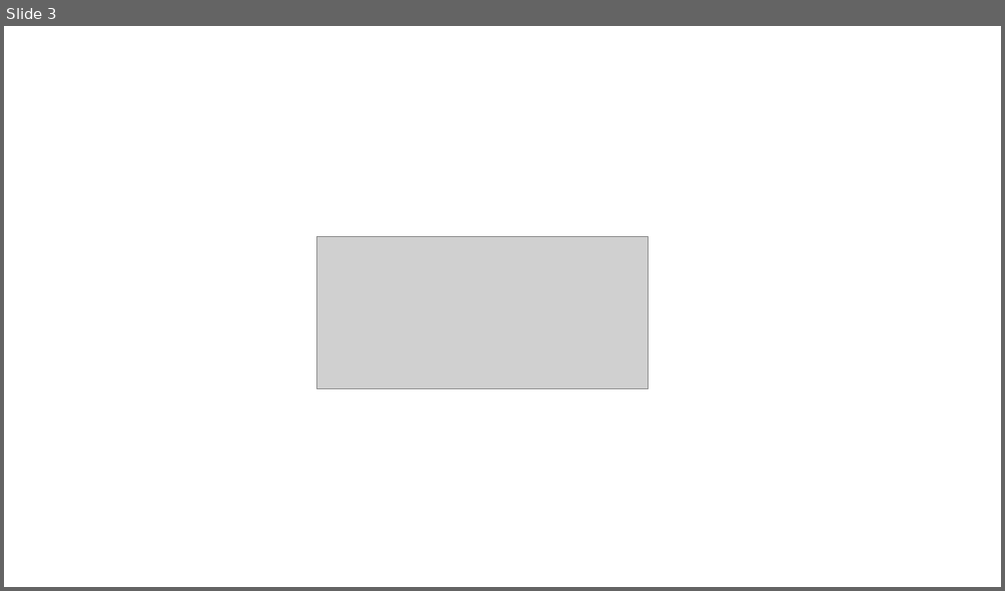
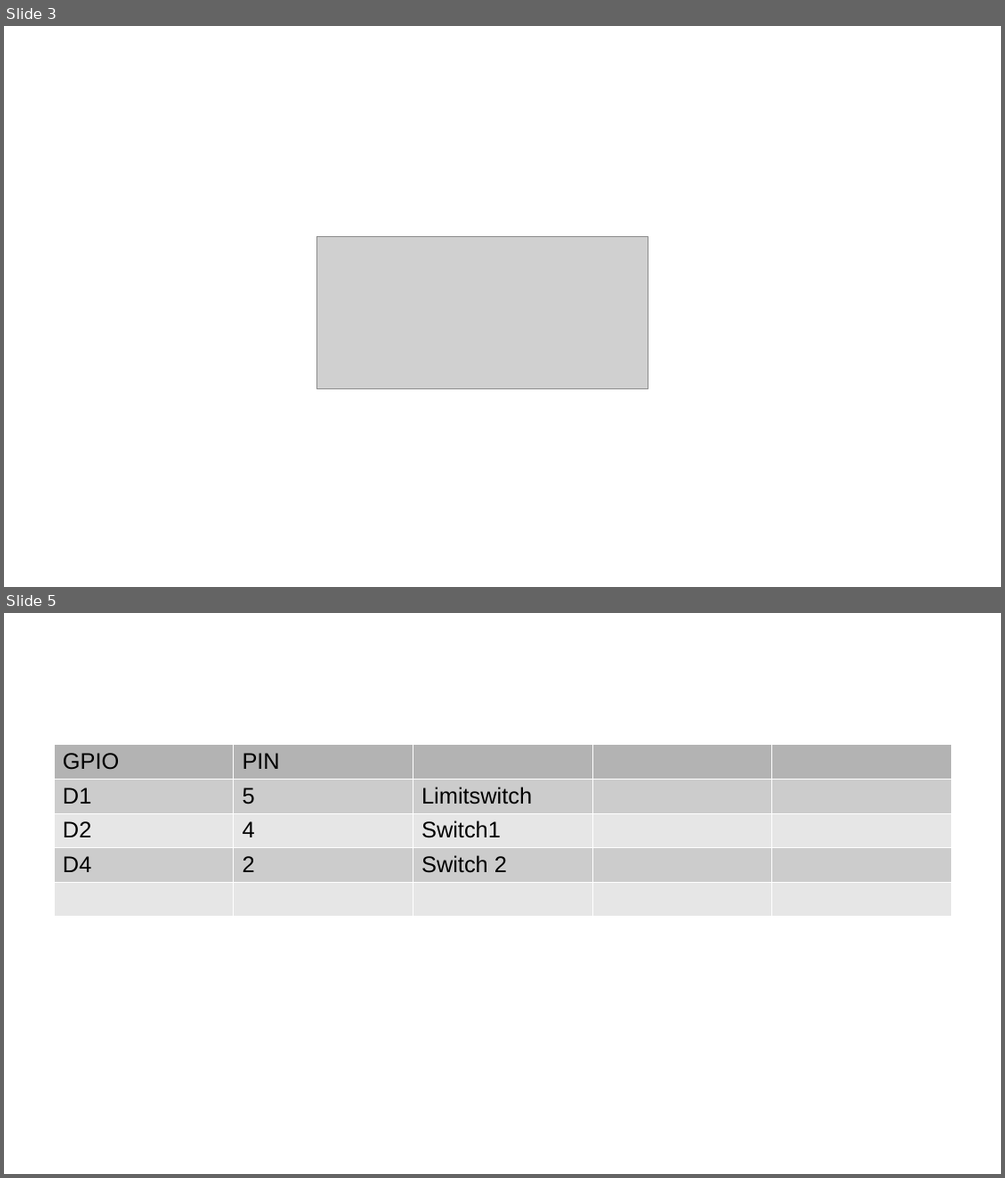
Before and after one commit to dk9mbs/Rotor, a slide deck: docs/Manual.odp. Shown one above the other, each under a label of ours: slide 3 before the commit, slides 3 and 5 after it; the slides between them are not shown. The pictures are 1005x591 and 1005x1178 pixels, drawn with LibreOffice and Linux fonts; fonts in the diff are those of the drawing; grey boxes stand for pictures. Boxes give left, top, right and bottom in pixels: in the first picture for what was removed or moved away, otherwise in the second. Text is boxed around its words. In the diff, an @@ line names an element or a change of style, - is before the commit and + after.

```diff
--- a/docs/Manual.odp
+++ b/docs/Manual.odp
@@ slide 5 added at box(4, 613, 1001, 1174), background #FFFFFF @@
@@ table added at box(54, 744, 950, 916), 5 rows, 5 columns @@
+GPIO | PIN |  |  | 
+D1 | 5 | Limitswitch |  | 
+D2 | 4 | Switch1 |  | 
+D4 | 2 | Switch 2 |  | 
+ |  |  |  | 
```
Also in this commit, not shown: 1 other slide added, 5 other files.
